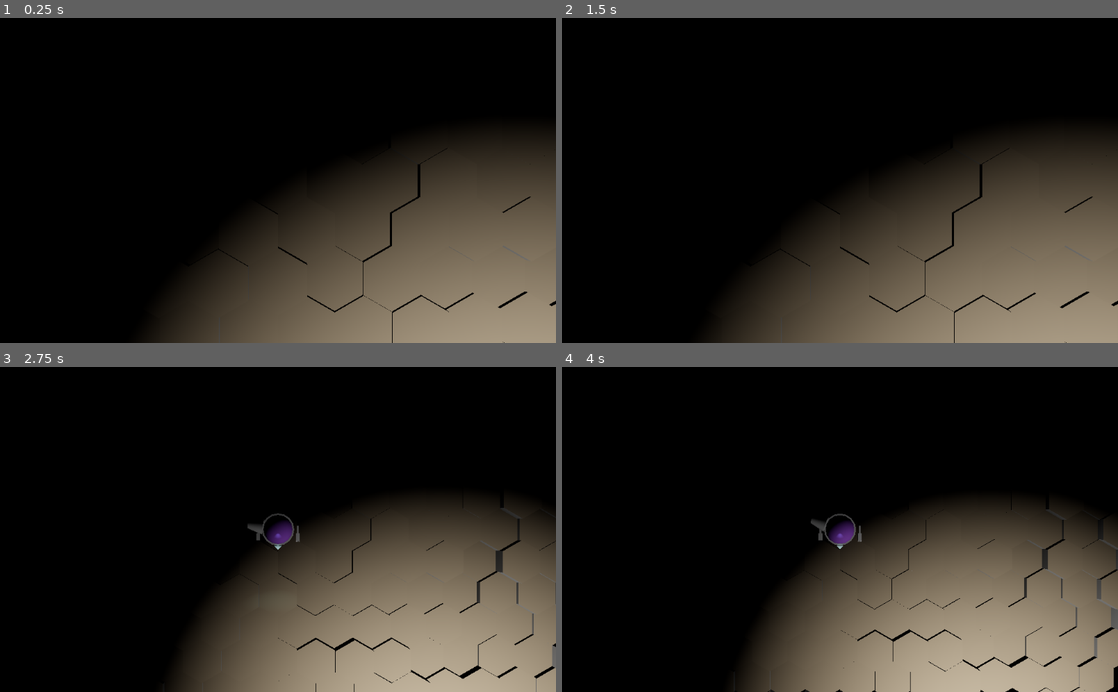
Above: before the commit, frames 1-4 (two rows, left to right).
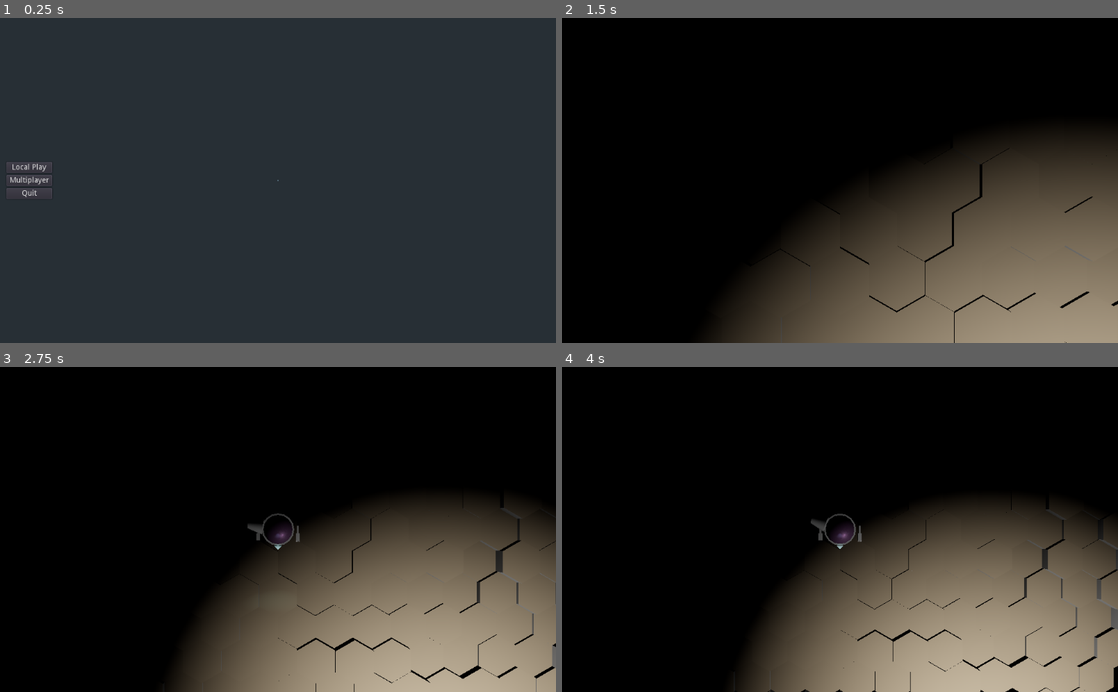
Above: after the commit, the same moments.

Repository: ObsidianBlk/Twin-Sticky
Game: Godot game, scene res://World.tscn
The game is run twice, just before and just after one commit, with the same random seed, the same clock (stepped at 60 frames per second) and the same inputs.
Inputs (mouse positions are in pixels of both pictures, inside the frame that each line leads up to):
- Up to frame 1 (0.25 s): no input
- Up to frame 2 (1.5 s): click (589, 180) at 0.5 s, where only the run after the commit has a clickable "Multiplayer"; click (589, 167) at 1.25 s, where only the run after the commit has a clickable "Local Play"
- Up to frame 3 (2.75 s): tap Enter at 2 s; hold D (booster_right) from 2.03 s (still down); tap Space (booster_jump) at 2.27 s
- Up to frame 4 (4 s): release D (booster_right) at 2.78 s; hold S (booster_backward) 2.78-3.53 s; tap Space (booster_jump) at 3.02 s; hold D (booster_right) from 3.53 s (still down)

The runs differ from the first frame. In frame 1, 95% of the frame differs, in the area x 0-100%, y 0-100%; in frame 2, nothing differs; in frame 3, 0.2%; in frame 4, 0.2%.

Commit message:
Trackbot can now 'die' by being shot (player inputs will stop working). Fixed issue with removing a PlasmaBullet during a signal call. Added a menu to 'start' the game and quit. Started tweaking code for multiplayer.

Diff:
--- a/Game/Game.tscn
+++ b/Game/Game.tscn
@@ -25,7 +25,7 @@
 max_height = 2.0
 hex_size = 2.0
 
-[node name="Game" type="Spatial"]
+[node name="Game" type="Spatial" groups=["Game"]]
 script = ExtResource( 2 )
 
 [node name="WorldEnvironment" type="WorldEnvironment" parent="."]
--- a/Objects/Projectiles/PlasmaBullet/PlasmaBullet.gd
+++ b/Objects/Projectiles/PlasmaBullet/PlasmaBullet.gd
@@ -51,6 +51,9 @@
 
 func _physics_process(delta : float) -> void:
 	global_transform.origin += direction * (speed * delta)
+	lifetime -= delta
+	if lifetime <= 0.0:
+		_Die()
 
 
 # ------------------------------------------------------------------------------
@@ -77,4 +80,4 @@
 func _on_body_entered(body):
 	if body.has_method("hit"):
 		body.hit(damage, Vector3.ZERO)
-		_Die()
+		call_deferred("_Die")
--- a/Objects/TrackBot/Booster.gd
+++ b/Objects/TrackBot/Booster.gd
@@ -60,6 +60,8 @@
 # Override Methods
 # ------------------------------------------------------------------------------
 func _ready() -> void:
+	if local_player_id <= 0:
+		set_process_unhandled_input(false)
 	_tween = Tween.new()
 	add_child(_tween)
 	var _res : int = _tween.connect("tween_all_completed", self, "_on_facing_complete")
@@ -150,6 +152,11 @@
 func is_boosting() -> bool:
 	return _active
 
+func lock_player_control(lock : bool = true) -> void:
+	# TODO: Handle AIs if needed.
+	if local_player_id > 0:
+		set_process_unhandled_input(not lock)
+
 # ------------------------------------------------------------------------------
 # Handler Methods
 # ------------------------------------------------------------------------------
--- a/Objects/TrackBot/TrackBot.gd
+++ b/Objects/TrackBot/TrackBot.gd
@@ -1,10 +1,15 @@
 extends RigidBody
+
+# ------------------------------------------------------------------------------
+# Signals
+# ------------------------------------------------------------------------------
+signal hp_changed(owner_id, current_hp, max_hp)
 
 # ------------------------------------------------------------------------------
 # Export Variables
 # ------------------------------------------------------------------------------
-
-
+export var owner_id : int = 0
+export var max_hp : float = 100.0
 
 # ------------------------------------------------------------------------------
 # Variables
@@ -12,6 +17,9 @@
 var _boost_direction : Vector3 = Vector3.ZERO
 var _boost_strength : float = 0.0
 var _boost_jump_strength : float = 0.0
+
+var _hp : float = 0.0
+var _base_color : Color = Color.white
 
 var _booster_node : Spatial = null
 var _weaponmount_node : Spatial = null
@@ -21,12 +29,27 @@
 # ------------------------------------------------------------------------------
 onready var hat_node : Spatial = $Hat
 onready var groundcast_node : RayCast = $Hat/GroundCast
+onready var ball_node : MeshInstance = $Ball
+
+# ------------------------------------------------------------------------------
+# Setters
+# ------------------------------------------------------------------------------
+func set_max_hp(mhp : float) -> void:
+	if mhp > 0.0:
+		max_hp = mhp
+		if max_hp < _hp:
+			_hp = max_hp
+		emit_signal("hp_changed", owner_id, _hp, max_hp)
 
 # ------------------------------------------------------------------------------
 # Override Methods
 # ------------------------------------------------------------------------------
 func _ready() -> void:
-	pass
+	_hp = max_hp
+	if ball_node.get_surface_material_count() > 0:
+		var material : Material = ball_node.get_surface_material(0)
+		if material is ShaderMaterial:
+			_base_color = material.get_shader_param("Color")
 
 func _physics_process(delta : float) -> void:
 	if _boost_strength > 0.0:
@@ -50,6 +73,12 @@
 		if sig.name.begins_with("booster_"):
 			return true
 	return false
+
+func _SetBallColor(color : Color) -> void:
+	if ball_node.get_surface_material_count() > 0:
+		var material = ball_node.get_active_material(0)
+		if material is ShaderMaterial:
+			material.set_shader_param("Color", color)
 
 # ------------------------------------------------------------------------------
 # Public Methods
@@ -116,9 +145,26 @@
 	return _weaponmount_node.unmount_item(id)
 
 func hit(dmg : float, knockback : Vector3) -> void:
-	# TODO: You know... apply damage
-	if knockback.length() > 0.001:
-		apply_central_impulse(knockback)
+	if _hp > 0.0:
+		_hp -= dmg
+		print("HP: ", _hp)
+		emit_signal("hp_changed", owner_id, _hp, max_hp)
+		if _hp <= 0.0:
+			if _weaponmount_node:
+				_weaponmount_node.lock_player_control(true)
+			if _booster_node:
+				_booster_node.lock_player_control(true)
+			_SetBallColor(Color.black)
+		if knockback.length() > 0.001:
+			apply_central_impulse(knockback)
+
+func revive() -> void:
+	_hp = max_hp
+	if _weaponmount_node:
+		_weaponmount_node.lock_player_control(false)
+	if _booster_node:
+		_booster_node.lock_player_control(false)
+	_SetBallColor(_base_color)
 
 # ------------------------------------------------------------------------------
 # Handler Methods
--- a/Objects/TrackBot/TrackBot.tscn
+++ b/Objects/TrackBot/TrackBot.tscn
@@ -1,14 +1,34 @@
-[gd_scene load_steps=7 format=2]
+[gd_scene load_steps=15 format=2]
 
 [ext_resource path="res://Objects/TrackBot/TrackBot.gd" type="Script" id=1]
 
-[sub_resource type="VisualShaderNodeColorConstant" id=9]
-constant = Color( 0.617188, 0.234375, 1, 1 )
+[sub_resource type="VisualShaderNodeColorUniform" id=12]
+uniform_name = "Color"
+default_value_enabled = true
+default_value = Color( 0.772217, 0.346776, 0.7969, 1 )
+
+[sub_resource type="VisualShaderNodeTextureUniform" id=13]
+uniform_name = "Noise"
+texture_type = 1
+
+[sub_resource type="VisualShaderNodeInput" id=14]
+input_name = "uv"
+
+[sub_resource type="VisualShaderNodeVectorInterp" id=15]
+
+[sub_resource type="VisualShaderNodeVectorDecompose" id=16]
+
+[sub_resource type="VisualShaderNodeScalarInterp" id=17]
+
+[sub_resource type="VisualShaderNodeScalarInterp" id=18]
 
 [sub_resource type="VisualShader" id=10]
+resource_local_to_scene = true
 code = "shader_type spatial;
 render_mode specular_schlick_ggx, async_visible;
 
+uniform vec4 Color : hint_color = vec4(0.772217, 0.346776, 0.796900, 1.000000);
+uniform sampler2D Noise : hint_albedo;
 
 
 
@@ -18,12 +38,44 @@
 }
 
 void fragment() {
-// Color:2
-	vec3 n_out2p0 = vec3(0.617188, 0.234375, 1.000000);
-	float n_out2p1 = 1.000000;
+// ColorUniform:3
+	vec3 n_out3p0 = Color.rgb;
+	float n_out3p1 = Color.a;
+
+// Input:5
+	vec3 n_out5p0 = vec3(UV, 0.0);
+
+// TextureUniform:4
+	vec3 n_out4p0;
+	float n_out4p1;
+	{
+		vec4 n_tex_read = texture(Noise, n_out5p0.xy);
+		n_out4p0 = n_tex_read.rgb;
+		n_out4p1 = n_tex_read.a;
+	}
+
+// VectorMix:6
+	vec3 n_in6p2 = vec3(0.50000, 0.50000, 0.50000);
+	vec3 n_out6p0 = mix(n_out3p0, n_out4p0, n_in6p2);
+
+// VectorDecompose:7
+	float n_out7p0 = n_out4p0.x;
+	float n_out7p1 = n_out4p0.y;
+	float n_out7p2 = n_out4p0.z;
+
+// ScalarMix:8
+	float n_in8p2 = 0.50000;
+	float n_out8p0 = mix(n_out7p0, n_out7p1, n_in8p2);
+
+// ScalarMix:9
+	float n_in9p2 = 0.50000;
+	float n_out9p0 = mix(n_out8p0, n_out7p2, n_in9p2);
 
 // Output:0
-	ALBEDO = n_out2p0;
+	ALBEDO = n_out6p0;
+	METALLIC = n_out9p0;
+	ROUGHNESS = n_out9p0;
+	SPECULAR = n_out9p0;
 
 }
 
@@ -32,15 +84,43 @@
 
 }
 "
-graph_offset = Vector2( -462.195, -29.0878 )
-nodes/fragment/2/node = SubResource( 9 )
-nodes/fragment/2/position = Vector2( -180, 140 )
-nodes/fragment/connections = PoolIntArray( 2, 0, 0, 0 )
+graph_offset = Vector2( 101.481, 106.214 )
+nodes/fragment/0/position = Vector2( 940, 140 )
+nodes/fragment/3/node = SubResource( 12 )
+nodes/fragment/3/position = Vector2( -220, 60 )
+nodes/fragment/4/node = SubResource( 13 )
+nodes/fragment/4/position = Vector2( -220, 240 )
+nodes/fragment/5/node = SubResource( 14 )
+nodes/fragment/5/position = Vector2( -580, 120 )
+nodes/fragment/6/node = SubResource( 15 )
+nodes/fragment/6/position = Vector2( 300, 140 )
+nodes/fragment/7/node = SubResource( 16 )
+nodes/fragment/7/position = Vector2( 60, 360 )
+nodes/fragment/8/node = SubResource( 17 )
+nodes/fragment/8/position = Vector2( 300, 280 )
+nodes/fragment/9/node = SubResource( 18 )
+nodes/fragment/9/position = Vector2( 520, 300 )
+nodes/fragment/connections = PoolIntArray( 5, 0, 4, 0, 3, 0, 6, 0, 4, 0, 6, 1, 6, 0, 0, 0, 4, 0, 7, 0, 7, 0, 8, 0, 7, 1, 8, 1, 8, 0, 9, 0, 7, 2, 9, 1, 9, 0, 0, 3, 9, 0, 0, 2, 9, 0, 0, 4 )
+
+[sub_resource type="OpenSimplexNoise" id=19]
+seed = 1701
+octaves = 7
+period = 10.8
+persistence = 0.371
+lacunarity = 3.04
+
+[sub_resource type="NoiseTexture" id=20]
+seamless = true
+noise = SubResource( 19 )
 
 [sub_resource type="ShaderMaterial" id=11]
+resource_local_to_scene = true
 shader = SubResource( 10 )
+shader_param/Color = Color( 0.772217, 0.346776, 0.7969, 1 )
+shader_param/Noise = SubResource( 20 )
 
 [sub_resource type="SphereMesh" id=3]
+resource_local_to_scene = true
 material = SubResource( 11 )
 radial_segments = 16
 rings = 8
@@ -50,7 +130,6 @@
 [node name="TrackBot" type="RigidBody"]
 collision_layer = 2
 collision_mask = 3
-mode = 2
 mass = 8.0
 continuous_cd = true
 contact_monitor = true
--- a/Objects/TrackBot/WeaponMount.gd
+++ b/Objects/TrackBot/WeaponMount.gd
@@ -142,6 +142,11 @@
 	var _res : int = _mounted_items.erase(id)
 	return item
 
+func lock_player_control(lock : bool = true) -> void:
+	# TODO: Handle AIs if needed.
+	if local_player_id > 0:
+		set_process_unhandled_input(not lock)
+
 # ------------------------------------------------------------------------------
 # Handler Methods
 # ------------------------------------------------------------------------------
--- a/Scripts/Auto/Net.gd
+++ b/Scripts/Auto/Net.gd
@@ -8,6 +8,8 @@
 signal network_initialized()
 signal network_disconnected()
 signal network_init_failed()
+
+signal add_game_world()
 
 
 # -----------------------------------------------------------------------------
@@ -171,20 +173,18 @@
 func _on_network_peer_connected(id : int) -> void:
 	if id in _pid:
 		Log.warning("Client ID %d already exists."%[id])
-		#printerr("WARNING: Client ID ", id, " already exists.")
 	Log.info("New client connected, %d"%[id])
-	var sid : int = get_tree().get_network_unique_id()
-	if sid == 1:
-		Log.debug("Sending data to client %d"%[id])
-		send_data("Hello from server", id)
-	#_pid[id] = {"name":"Unknown"} # This is temporary!
+	_pid[id] = {}
+#	var sid : int = get_tree().get_network_unique_id()
+#	if sid == 1:
+#		Log.debug("Sending data to client %d"%[id])
+#		send_data("Hello from server", id)
 
 func _on_network_peer_disconnected(id : int) -> void:
 	if id != get_tree().get_network_unique_id():
 		if id in _pid:
 			var _res : int = _pid.erase(id)
 		Log.info("Client disconnected: %d"%[id])
-		#print("Client disconnected: ", id)
 
 func _on_connected_to_server() -> void:
 	var id : int = get_tree().get_network_unique_id()
@@ -195,10 +195,8 @@
 
 func _on_connection_failed() -> void:
 	Log.info("Failed to connect to the server")
-	#print("Failed to connect to the server")
 	call_deferred("disconnect_game", false)
 
 func _on_server_disconnected() -> void:
 	Log.info("Server disconnected")
-	#print("Server disconnected")
 	call_deferred("disconnect_game", false)
--- /dev/null
+++ b/UI/BaseUI.gd
@@ -0,0 +1,18 @@
+extends Control
+# ----------------------------------
+# Base script from which to create all other top-level UI scenes.
+# ----------------------------------
+
+
+# ------------------------------------------------------------------------------
+# Export Variables
+# ------------------------------------------------------------------------------
+export var start_visible : bool = false
+
+
+# ------------------------------------------------------------------------------
+# Handler Methods
+# ------------------------------------------------------------------------------
+func _on_menu_requested(menu_name : String) -> void:
+	print("Menu Requested : ", menu_name)
+	visible = (menu_name == name)
--- /dev/null
+++ b/UI/MainMenu/MainMenu.gd
@@ -0,0 +1,24 @@
+extends "res://UI/BaseUI.gd"
+
+# ------------------------------------------------------------------------------
+# Signals
+# ------------------------------------------------------------------------------
+signal local_start()
+signal online_start()
+signal quit()
+
+# ------------------------------------------------------------------------------
+# Override Methods
+# ------------------------------------------------------------------------------
+func _ready() -> void:
+	visible = start_visible
+	$"%LocalPlay".connect("pressed", self, "_on_pressed", ["local_start"])
+	$"%Multiplayer".connect("pressed", self, "_on_pressed", ["online_start"])
+	$"%Quit".connect("pressed", self, "_on_pressed", ["quit"])
+
+
+# ------------------------------------------------------------------------------
+# Handler_Methods
+# ------------------------------------------------------------------------------
+func _on_pressed(signal_name : String) -> void:
+	emit_signal(signal_name)
--- /dev/null
+++ b/UI/MainMenu/MainMenu.tscn
@@ -0,0 +1,54 @@
+[gd_scene load_steps=2 format=2]
+
+[ext_resource path="res://UI/MainMenu/MainMenu.gd" type="Script" id=1]
+
+[node name="MainMenu" type="MarginContainer"]
+anchor_right = 1.0
+anchor_bottom = 1.0
+custom_constants/margin_right = 12
+custom_constants/margin_top = 12
+custom_constants/margin_left = 12
+custom_constants/margin_bottom = 12
+script = ExtResource( 1 )
+
+[node name="Columns" type="HBoxContainer" parent="."]
+margin_left = 12.0
+margin_top = 12.0
+margin_right = 1012.0
+margin_bottom = 588.0
+
+[node name="Buttons" type="CenterContainer" parent="Columns"]
+margin_right = 84.0
+margin_bottom = 576.0
+
+[node name="Options" type="VBoxContainer" parent="Columns/Buttons"]
+margin_top = 254.0
+margin_right = 84.0
+margin_bottom = 322.0
+size_flags_horizontal = 3
+
+[node name="LocalPlay" type="Button" parent="Columns/Buttons/Options"]
+unique_name_in_owner = true
+margin_right = 84.0
+margin_bottom = 20.0
+text = "Local Play"
+
+[node name="Multiplayer" type="Button" parent="Columns/Buttons/Options"]
+unique_name_in_owner = true
+margin_top = 24.0
+margin_right = 84.0
+margin_bottom = 44.0
+text = "Multiplayer"
+
+[node name="Quit" type="Button" parent="Columns/Buttons/Options"]
+unique_name_in_owner = true
+margin_top = 48.0
+margin_right = 84.0
+margin_bottom = 68.0
+text = "Quit"
+
+[node name="Spacer" type="Control" parent="Columns"]
+margin_left = 88.0
+margin_right = 1000.0
+margin_bottom = 576.0
+size_flags_horizontal = 3
--- /dev/null
+++ b/UI/UI.gd
@@ -0,0 +1,21 @@
+extends CanvasLayer
+
+# ------------------------------------------------------------------------------
+# Signals
+# ------------------------------------------------------------------------------
+signal menu_requested(menu_name)
+
+
+# ------------------------------------------------------------------------------
+# Override Methods
+# ------------------------------------------------------------------------------
+func _ready() -> void:
+	for child in get_children():
+		if child.has_method("_on_menu_requested"):
+			connect("menu_requested", child, "_on_menu_requested")
+
+# ------------------------------------------------------------------------------
+# Handler Methods
+# ------------------------------------------------------------------------------
+func show_menu(menu_name : String) -> void:
+	emit_signal("menu_requested", menu_name)
--- a/World.gd
+++ b/World.gd
@@ -4,6 +4,7 @@
 # -----------------------------------------------------------------------------
 # Constants
 # -----------------------------------------------------------------------------
+const GAME = preload("res://Game/Game.tscn")
 const INPUT_DEVICE_ACTION_BASES = [
 	"booster_forward",
 	"booster_backward",
@@ -27,41 +28,49 @@
 # -----------------------------------------------------------------------------
 var _local_player_info : Array = [null, null]
 
+var _game_node : Spatial = null
+
 # -----------------------------------------------------------------------------
 # Onready Variables
 # -----------------------------------------------------------------------------
+onready var ui : CanvasLayer = $UI
 onready var vp2c : ViewportContainer = $GameView/Viewports/VP2C
 onready var viewport_game : Viewport = $GameView/Viewports/Main/Viewport
 onready var viewport_p1 : Viewport = $GameView/Viewports/VP1C/Viewport_P1
+onready var viewport_p1_world : World = $GameView/Viewports/VP1C/Viewport_P1.world
 onready var viewport_p2 : Viewport = $GameView/Viewports/VP2C/Viewport_P2
-onready var game_node : Spatial = $GameView/Viewports/Main/Viewport/Game
+onready var viewport_p2_world : World = $GameView/Viewports/VP2C/Viewport_P2.world
 
 # -----------------------------------------------------------------------------
 # Override Methods
 # -----------------------------------------------------------------------------
 func _ready() -> void:
-	viewport_p1.world = viewport_game.world
-	viewport_p2.world = viewport_game.world
-	var _res : int = game_node.connect("local_player_2", self, "_on_local_player_2")
-	_res = Input.connect("joy_connection_changed", self, "_on_joy_connection_changed")
-
-func _physics_process(_delta : float) -> void:
 	pass
+#	viewport_p1.world = viewport_game.world
+#	viewport_p2.world = viewport_game.world
+#	var _res : int = game_node.connect("local_player_2", self, "_on_local_player_2")
+#	_res = Input.connect("joy_connection_changed", self, "_on_joy_connection_changed")
 
 
 func _unhandled_input(event : InputEvent) -> void:
-	if event is InputEventKey:
-		if not _KeyboardDeviceInUse():
-			if _local_player_info[0] == null:
-				call_deferred("_SetLocalPlayerInputMap", 0, "kb", 0)
-			elif _local_player_info[1] == null:
-				call_deferred("_SetLocalPlayerInputMap", 1, "kb", 0)
-	elif event is InputEventJoypadButton:
-		if not _JoypadDeviceInUse(event.device):
-			if _local_player_info[0] == null:
-				call_deferred("_SetLocalPlayerInputMap", 0, "jp", event.device)
-			elif _local_player_info[1] == null:
-				call_deferred("_SetLocalPlayerInputMap", 1, "jp", event.device)
+	if _game_node == null:
+		return
+
+	if event.is_action_pressed("ui_cancel"):
+		ui.show_menu("MainMenu")
+	else:
+		if event is InputEventKey:
+			if not _KeyboardDeviceInUse():
+				if _local_player_info[0] == null:
+					call_deferred("_SetLocalPlayerInputMap", 0, "kb", 0)
+				elif _local_player_info[1] == null:
+					call_deferred("_SetLocalPlayerInputMap", 1, "kb", 0)
+		elif event is InputEventJoypadButton:
+			if not _JoypadDeviceInUse(event.device):
+				if _local_player_info[0] == null:
+					call_deferred("_SetLocalPlayerInputMap", 0, "jp", event.device)
+				elif _local_player_info[1] == null:
+					call_deferred("_SetLocalPlayerInputMap", 1, "jp", event.device)
 
 # -----------------------------------------------------------------------------
 # Private Methods
@@ -114,7 +123,7 @@
 							if not InputMap.has_action(naction_name):
 								InputMap.add_action(naction_name)
 							InputMap.action_add_event(naction_name, jinput)
-	game_node.spawn_local(pid)
+	_game_node.spawn_local(pid)
 
 func _ClearLocalPlayerInputMap(pid : int) -> void:
 	if not (pid >= 0 and pid < 2):
@@ -140,3 +149,18 @@
 
 func _on_local_player_2(joined : bool) -> void:
 	vp2c.visible = joined
+
+func _on_MainMenu_quit():
+	get_tree().quit()
+
+func _on_MainMenu_local_start():
+	if _game_node == null:
+		_game_node = GAME.instance()
+		viewport_game.add_child(_game_node)
+		viewport_p1.world = viewport_game.world
+		viewport_p2.world = viewport_game.world
+		ui.show_menu("")
+
+
+func _on_MainMenu_online_start():
+	print("Not ready for my Online presence!")
--- a/World.tscn
+++ b/World.tscn
@@ -1,8 +1,9 @@
-[gd_scene load_steps=4 format=2]
+[gd_scene load_steps=5 format=2]
 
-[ext_resource path="res://Game/Game.tscn" type="PackedScene" id=1]
 [ext_resource path="res://World.gd" type="Script" id=2]
 [ext_resource path="res://Objects/TopDownCamera/TopDownCamera.tscn" type="PackedScene" id=3]
+[ext_resource path="res://UI/MainMenu/MainMenu.tscn" type="PackedScene" id=4]
+[ext_resource path="res://UI/UI.gd" type="Script" id=5]
 
 [node name="World" type="Node2D"]
 script = ExtResource( 2 )
@@ -28,8 +29,6 @@
 size_override_stretch = true
 handle_input_locally = false
 render_target_update_mode = 0
-
-[node name="Game" parent="GameView/Viewports/Main/Viewport" instance=ExtResource( 1 )]
 
 [node name="VP1C" type="ViewportContainer" parent="GameView/Viewports"]
 margin_right = 1024.0
@@ -69,3 +68,11 @@
 
 [node name="UI" type="CanvasLayer" parent="."]
 layer = 6
+script = ExtResource( 5 )
+
+[node name="MainMenu" parent="UI" instance=ExtResource( 4 )]
+start_visible = true
+
+[connection signal="local_start" from="UI/MainMenu" to="." method="_on_MainMenu_local_start"]
+[connection signal="online_start" from="UI/MainMenu" to="." method="_on_MainMenu_online_start"]
+[connection signal="quit" from="UI/MainMenu" to="." method="_on_MainMenu_quit"]
--- a/project.godot
+++ b/project.godot
@@ -42,6 +42,12 @@
 
 [input]
 
+ui_cancel={
+"deadzone": 0.5,
+"events": [ Object(InputEventKey,"resource_local_to_scene":false,"resource_name":"","device":0,"alt":false,"shift":false,"control":false,"meta":false,"command":false,"pressed":false,"scancode":16777217,"physical_scancode":0,"unicode":0,"echo":false,"script":null)
+, Object(InputEventJoypadButton,"resource_local_to_scene":false,"resource_name":"","device":0,"button_index":10,"pressure":0.0,"pressed":false,"script":null)
+ ]
+}
 booster_left={
 "deadzone": 0.5,
 "events": [ Object(InputEventKey,"resource_local_to_scene":false,"resource_name":"","device":0,"alt":false,"shift":false,"control":false,"meta":false,"command":false,"pressed":false,"scancode":0,"physical_scancode":65,"unicode":0,"echo":false,"script":null)
